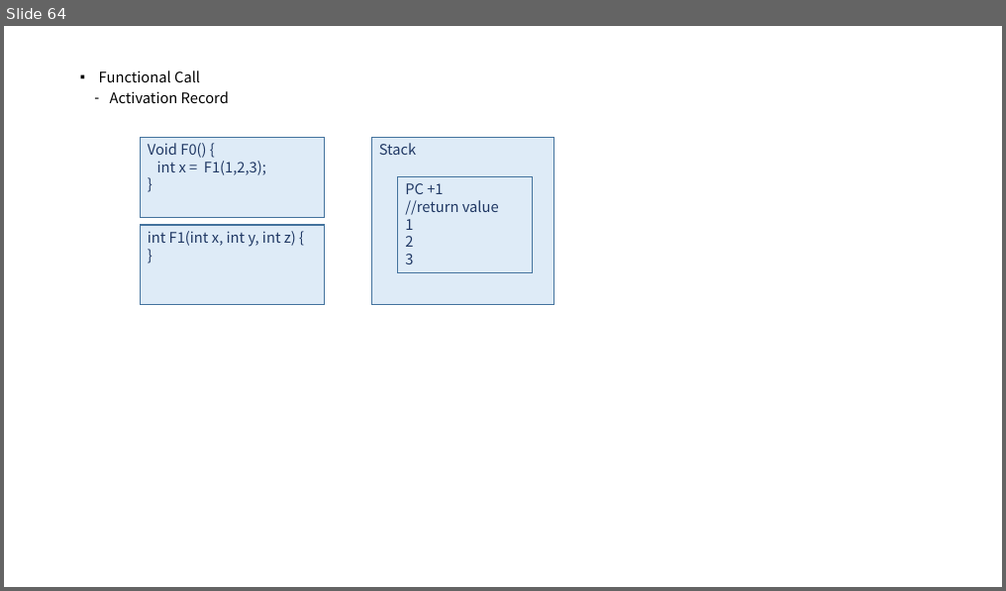
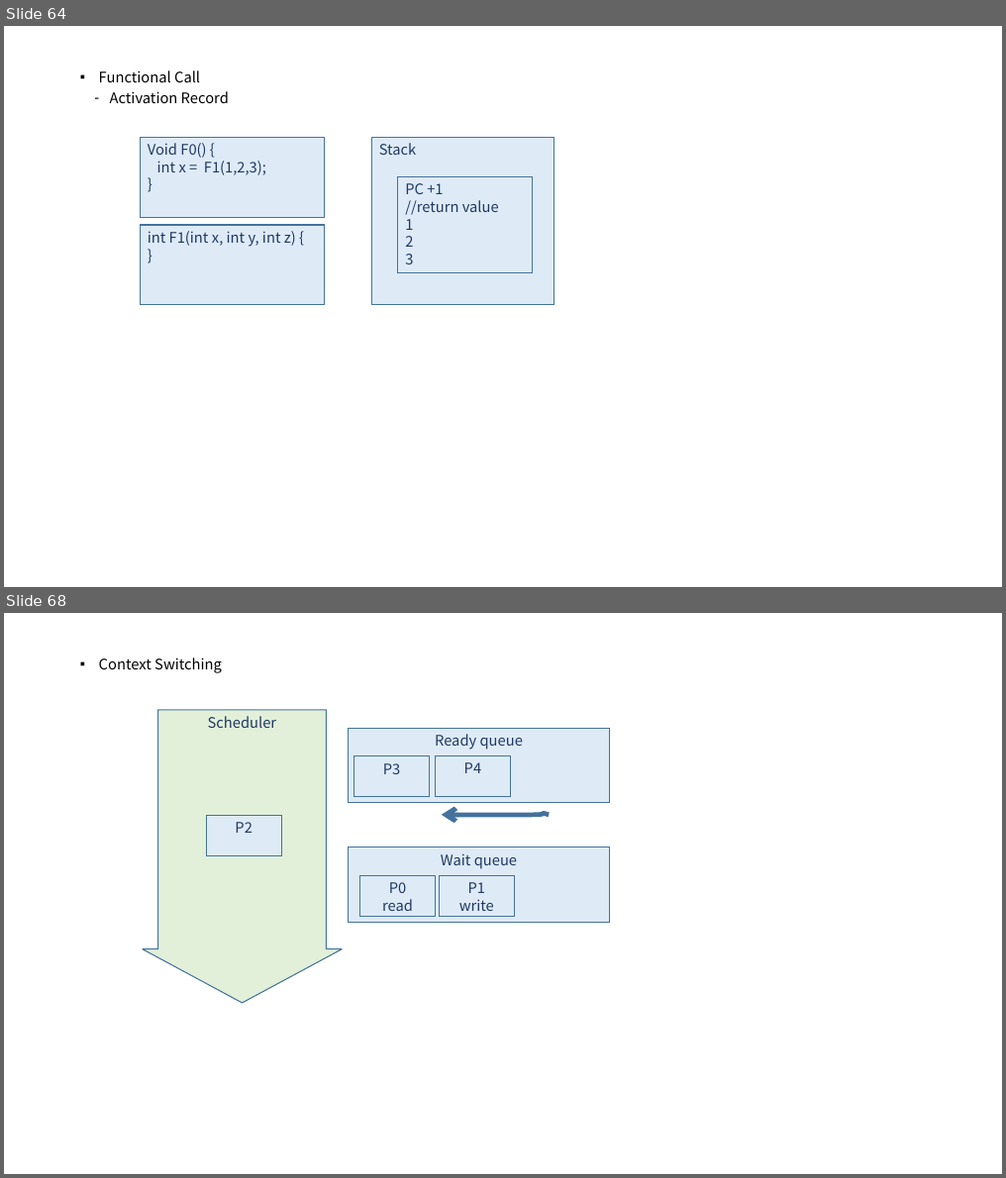
Before and after one commit to mjuclass/202202, a slide deck: OS/시스템프로그래밍2.pptx. Shown one above the other, each under a label of ours: slide 64 before the commit, slides 64 and 68 after it; the slides between them are not shown. The pictures are 1006x591 and 1006x1178 pixels, drawn with LibreOffice and Linux fonts; fonts in the diff are those of the drawing. Boxes give left, top, right and bottom in pixels: in the first picture for what was removed or moved away, otherwise in the second. Text is boxed around its words. In the diff, an @@ line names an element or a change of style, - is before the commit and + after.

```diff
--- a/OS/시스템프로그래밍2.pptx
+++ b/OS/시스템프로그래밍2.pptx
@@ slide 68 added at (4,613,1002,1174), background #FFFFFF @@
@@ text added at (99,658,222,673), 14 pt, text #000000 @@
+▪ Context Switching
@@ down arrow added at (143,710,343,1004), fill #E2F0D9, outline #43739E 1 pt, 14 pt, text #203864 @@
+Scheduler
@@ rectangle added at (349,728,610,803), fill #DEEBF7, outline #43739E 1 pt, 14 pt, text #203864 @@
+Ready queue
@@ rectangle added at (354,756,430,797), fill #DEEBF7, outline #43739E 1 pt, 14 pt, text #203864 @@
+P3
@@ rectangle added at (436,756,510,797), fill #DEEBF7, outline #43739E 1 pt, 14 pt, text #203864 @@
+P4
@@ rectangle added at (206,815,281,857), fill #DEEBF7, outline #43739E 1 pt, 14 pt, text #203864 @@
+P2
@@ freeform shape added at (442,814,548,815), outline #43739E 4.5 pt @@
@@ rectangle added at (349,848,610,922), fill #DEEBF7, outline #43739E 1 pt, 14 pt, text #203864 @@
+Wait queue
@@ rectangle added at (360,875,436,917), fill #DEEBF7, outline #43739E 1 pt, 14 pt, text #203864 @@
+P0
+read
@@ rectangle added at (439,875,514,917), fill #DEEBF7, outline #43739E 1 pt, 14 pt, text #203864 @@
+P1
+write
```
Also in this commit, not shown: 4 other slides added, 6 other files.
